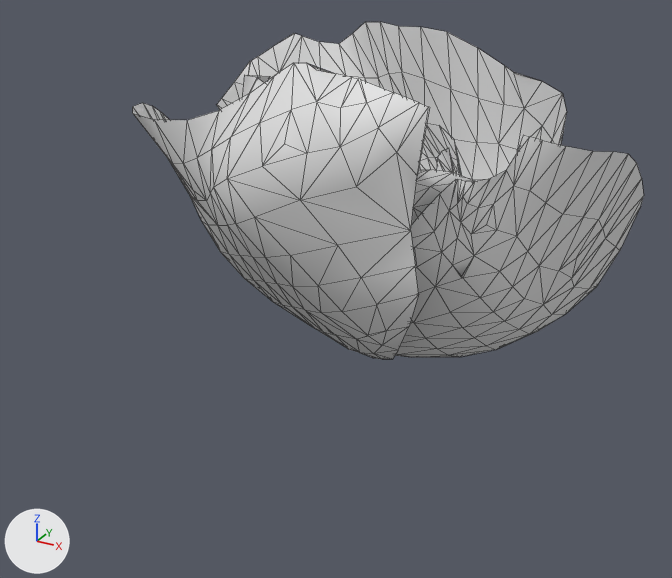
Two versions of the OBJ model src/assets/maki.obj, one commit apart.
One viewpoint serves both versions: a 50 mm camera at (16.4, -31.2, 17.4) aimed at (1.1, -3.5, 3.5). Lighting does not change. The marker at lower left points along +X, +Y and +Z. Mesh edges are drawn as thin lines. Where no turn or scale is listed for an object, it has been applied to the vertices.

The first picture shows 'maki'.
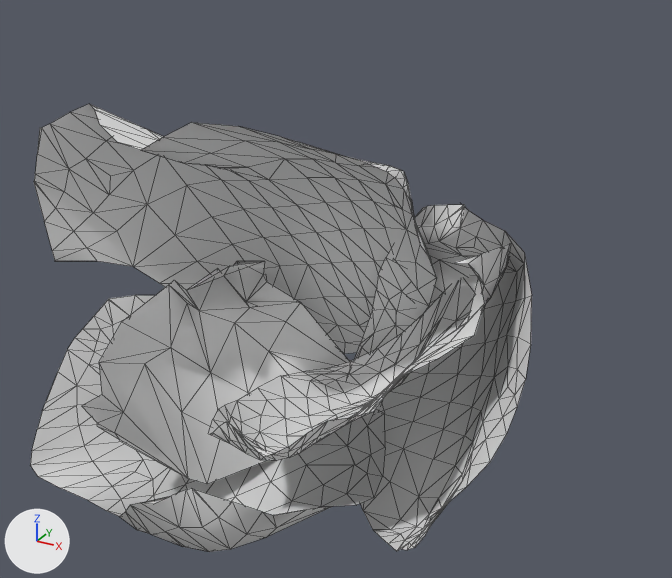
Location of each change, [x1, y1, x2, y2] in pixels of the pictures (672 x 578 px; the box of a moved part takes in the faces that stretch with it):
'maki', reshaped (33% taller)
    before: [133, 22, 644, 359]
    after: [30, 104, 532, 552]
part 1 of me_maki, moved or reshaped
    before: [242, 75, 270, 97]
    after: [81, 261, 349, 484]
part 2 of me_maki, moved or reshaped
    before: [133, 63, 430, 359]
    after: [30, 295, 385, 552]
part 3 of me_maki, moved or reshaped
    before: [396, 135, 644, 357]
    after: [348, 205, 532, 551]
part 4 of me_maki, moved or reshaped
    before: [217, 22, 567, 181]
    after: [34, 104, 437, 354]
part 5 of me_maki, moved or reshaped
    before: [412, 170, 474, 224]
    after: [209, 244, 511, 461]
part 6 of me_maki, deleted
    before: [418, 123, 461, 175]

The change, as a diff of the scene's bpy script:
```diff
--- a/src/assets/maki.obj.py
+++ b/src/assets/maki.obj.py
@@ me_maki @@
 me_maki.from_pydata(...)  # 790 vertices, 1314 faces; spans x -7.8..10.4, y -7.6..7.1, z -0.4..12.2
 # used by ob_maki; location = (0.0, 0.0, 0.0)
+# me_maki part 1: the loose piece of 45 vertices spanning x -4.3..1.7, y -5.9..2.5, z -0.1..11.1 is multiplied about its middle by the matrix ((0.984, -0.147, -0.098), (-0.018, 0.466, -0.885), (0.176, 0.872, 0.456)), then moved by (-0.9, -4.6, -4.8)
+# me_maki part 2: the loose piece of 149 vertices spanning x -7.0..5.5, y -7.6..0.9, z -0.1..12.2 is multiplied about its middle by the matrix ((0.984, -0.147, -0.098), (-0.018, 0.466, -0.885), (0.176, 0.872, 0.456)), then moved by (-0.7, -4.2, -6.4)
+# me_maki part 3: the loose piece of 149 vertices spanning x 0.9..10.4, y -4.5..6.5, z -0.2..9.8 is multiplied about its middle by the matrix ((0.969, -0.223, 0.11), (0.135, 0.1, -0.986), (0.209, 0.97, 0.127)), then moved by (-0.5, -6.6, -2.3)
+# me_maki part 4: the loose piece of 149 vertices spanning x -7.8..7.0, y -0.7..7.1, z -0.4..11.9 is multiplied about its middle by the matrix ((0.984, -0.147, -0.098), (-0.018, 0.466, -0.885), (0.176, 0.872, 0.456)), then moved by (-1.7, -7.4, -0.5)
+# me_maki part 5: the loose piece of 149 vertices spanning x -0.6..9.9, y -4.6..3.0, z 0.9..9.2 is multiplied about its middle by the matrix ((0.984, -0.147, -0.098), (-0.018, 0.466, -0.885), (0.176, 0.872, 0.456)), then moved by (-1.1, -4.7, -2.7)
+# me_maki part 6: the loose piece of 149 vertices spanning x -0.8..4.6, y -1.1..4.7, z 0.5..8.2 is deleted
 me_maki.materials.append(mat_maki01_initialshadinggroup)
```
